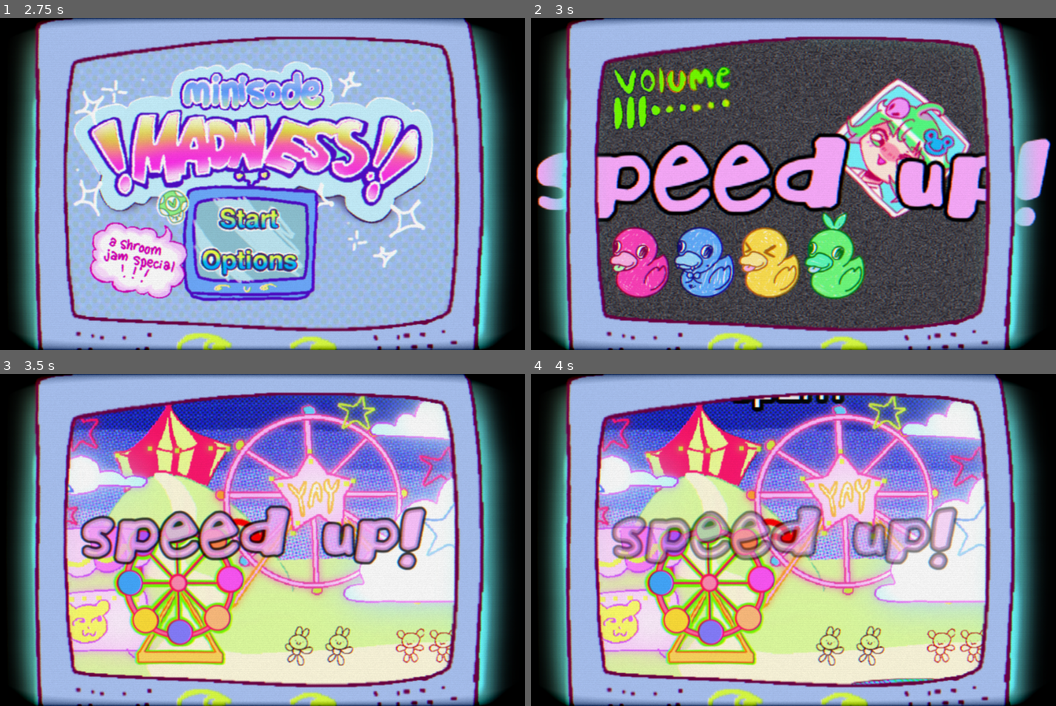
Above: before the commit, frames 1-4 (two rows, left to right).
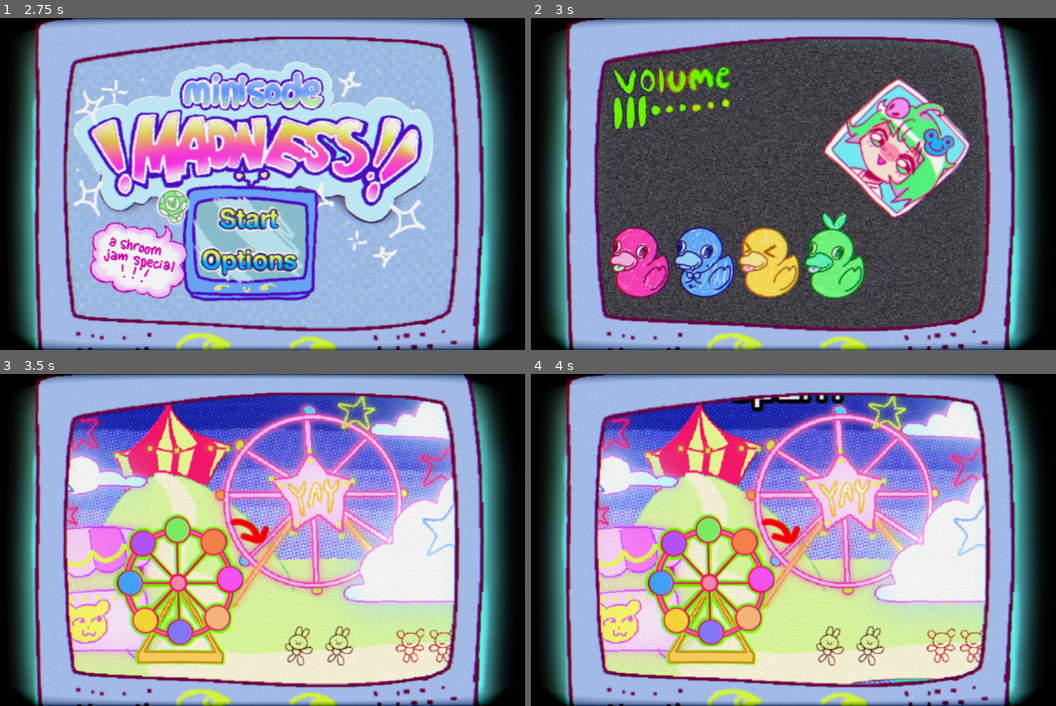
Above: after the commit, the same moments.

Repository: jngo102/Minisode-Madness
Game: Godot game, scene res://game/scenes/main.tscn
The game is run twice, just before and just after one commit, with the same random seed, the same clock (stepped at 60 frames per second) and the same inputs. Video files are missing from this copy of the repository; at most half a second of black plays in their place. Sound files missing from this copy of the repository are replaced by a short silence.
Inputs (mouse positions are in pixels of both pictures, inside the frame that each line leads up to):
- Up to frame 1 (2.75 s): tap Enter (ui_accept) at 0.5, 0.77, 1.25, 1.52 s; move the mouse to (388, 167) at 0.52 s; click (388, 167) at 0.67 s; move the mouse to (141, 200) at 1.27 s; click (141, 200) at 1.42 s; click (246, 217) at 2 s
- Up to frame 2 (3 s): click (777, 217) at 2.75 s
- Up to frame 3 (3.5 s): no input
- Up to frame 4 (4 s): move the mouse to (851, 466) at 3.52 s; click (851, 466) at 3.67 s

Frame 1 is identical in both runs. In frame 2, 13% of the frame differs, in the area x 0-100%, y 34-63%; in frame 3, 7.0%; in frame 4, 6.5%.

Commit message:
Fix speed up showing on start

Diff:
--- a/game/scripts/ui/transition_screen.gd
+++ b/game/scripts/ui/transition_screen.gd
@@ -60,4 +60,5 @@
 	$static.hide()
 
 func _on_level_change(new_level: int) -> void:
-	speed_up.play("show")
+	if new_level > 1:
+		speed_up.play("show")
